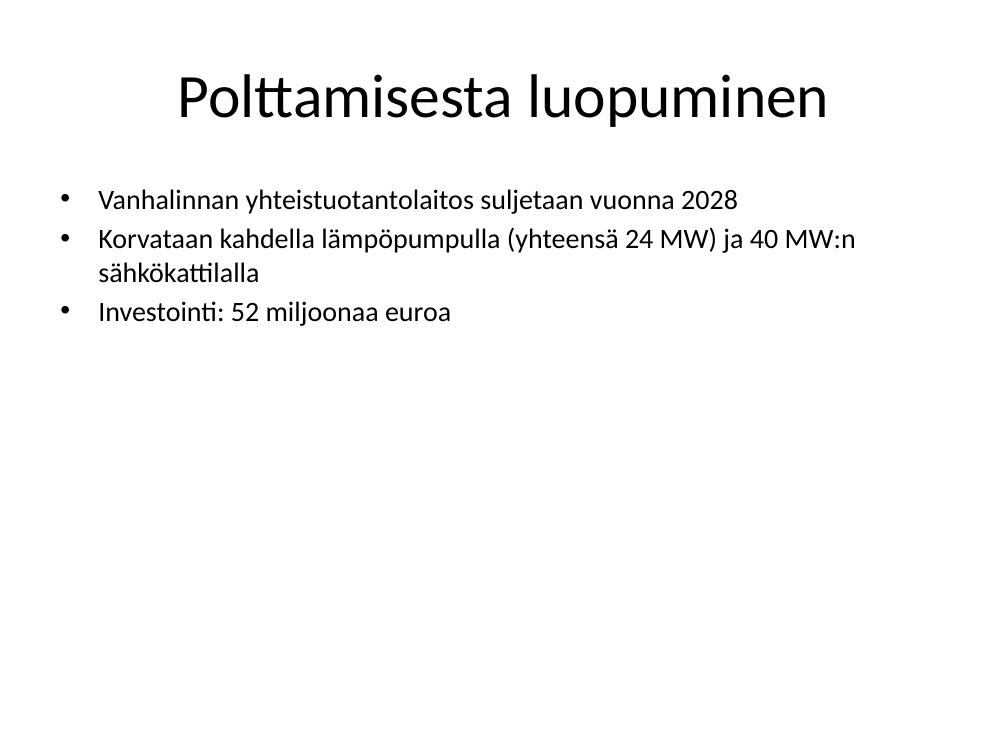
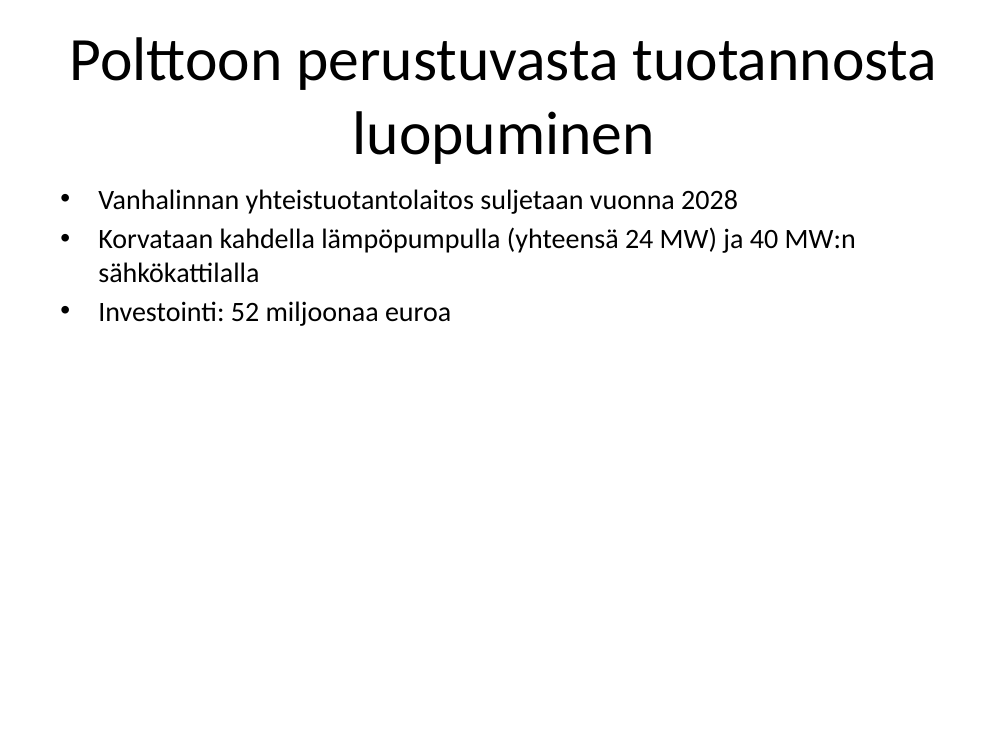
Before and after one commit to codekush123/Privacy-Focused-Local-AI-Document-Workspace, a slide deck: slide 5 of benchmark/corpus/fi/strategia_2026_2030.pptx. Drawn at 1008x756 pixels with LibreOffice and Linux fonts; fonts in the diff are those of the drawing. Boxes give left, top, right and bottom in pixels: in the first picture for what was removed or moved away, otherwise in the second. Text is boxed around its words. In the diff, an @@ line names an element or a change of style, - is before the commit and + after.

```diff
--- a/benchmark/corpus/fi/strategia_2026_2030.pptx
+++ b/benchmark/corpus/fi/strategia_2026_2030.pptx
@@ title at (x1=69, y1=37, x2=938, y2=164): text changed @@
-Polttamisesta luopuminen
+Polttoon perustuvasta tuotannosta luopuminen
```
Also in this commit, not shown: 2 other slides changed, 28 other files.
